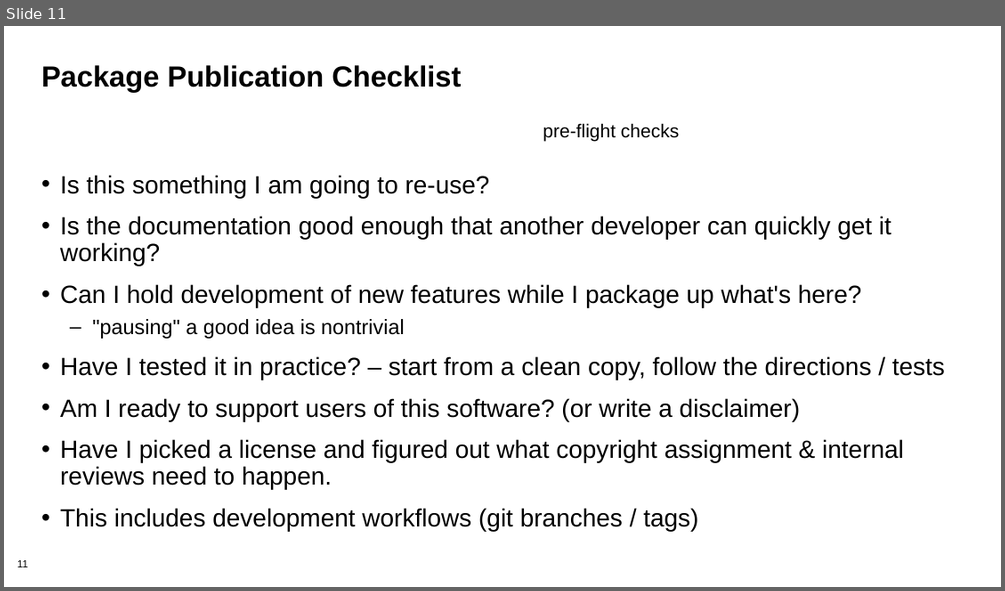
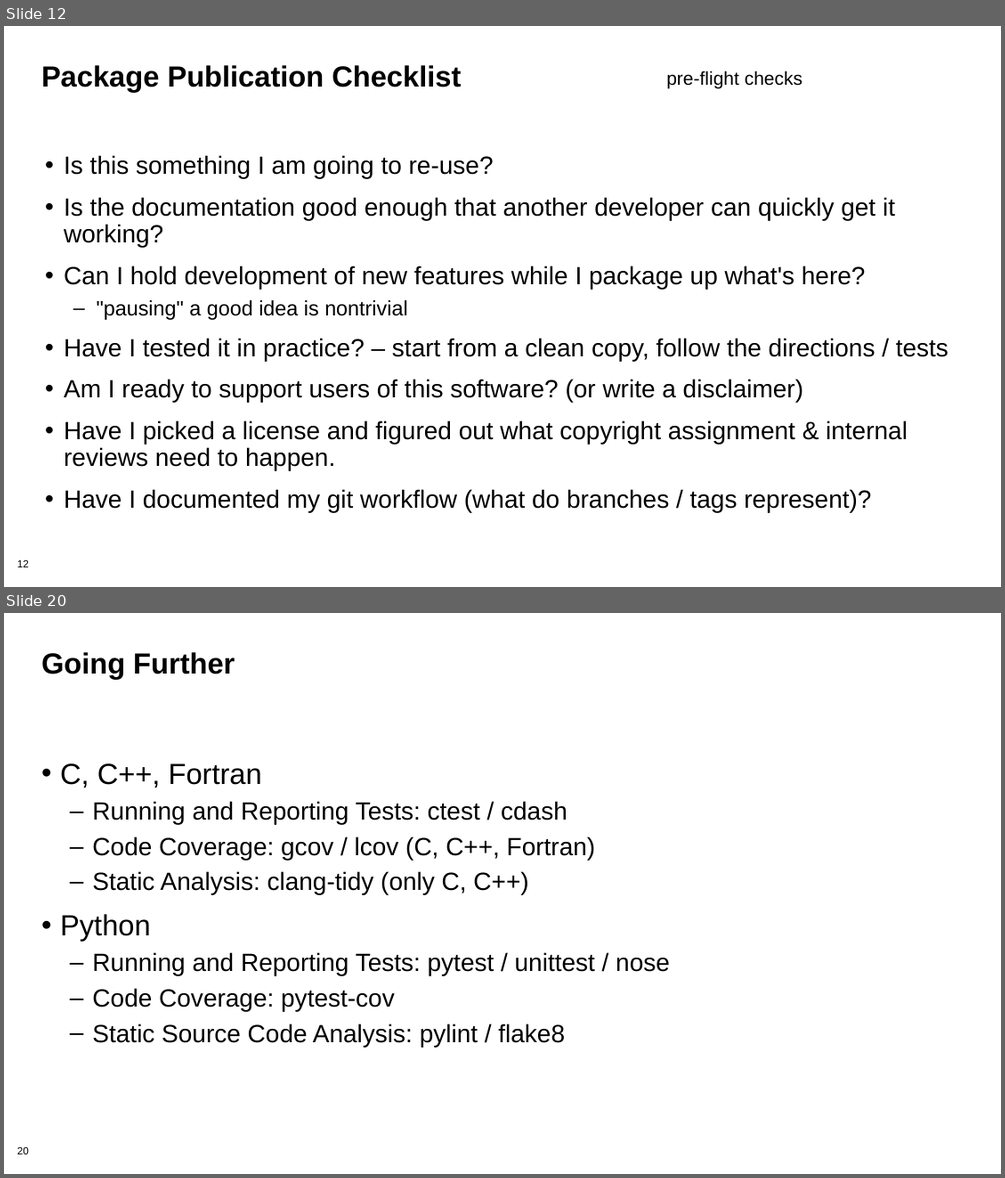
Before and after one commit to bssw-tutorial/presentations, a slide deck: packaging.pptx. Shown one above the other, each under a label of ours: slide 11 before the commit, slides 12 and 20 after it; the slides between them are not shown. The pictures are 1005x591 and 1005x1178 pixels, drawn with LibreOffice and Linux fonts; fonts in the diff are those of the drawing; background and template pictures are left out. Boxes give left, top, right and bottom in pixels: in the first picture for what was removed or moved away, otherwise in the second. Text is boxed around its words. In the diff, an @@ line names an element or a change of style, - is before the commit and + after.

```diff
--- a/packaging.pptx
+++ b/packaging.pptx
@@ slide 20 added at (4,613,1001,1174), background #FFFFFF; not listed: 1 template element that a slide beside it also shows @@
@@ title added at (41,652,235,679), 28 pt, text #000000, bold @@
+Going Further
@@ text added at (60,763,670,1046), 24 pt, text #000000 @@
+• C, C++, Fortran
+  – Running and Reporting Tests: ctest / cdash
+  – Code Coverage: gcov / lcov (C, C++, Fortran)
+  – Static Analysis: clang-tidy (only C, C++)
+• Python
+  – Running and Reporting Tests: pytest / unittest / nose
+  – Code Coverage: pytest-cov
+  – Static Source Code Analysis: pylint / flake8
@@ what was slide 11 is now slide 12 @@
@@ slide 12 changed as well @@
@@ text "pre-flight checks": place and size @@
-text "pre-flight checks" at (542,123,679,141)
+text "pre-flight checks" at (666,70,802,89)
@@ text "Is this something I am ...": place and size @@
-text "Is this something I am ..." at (60,175,945,489)
+text "Is this something I am ..." at (64,155,948,512)
@@ text at (64,489,871,512): text changed @@
-• This includes development workflows (git branches / tags)
+• Have I documented my git workflow (what do branches / tags represent)?
@@ page number at (17,560,29,567): text changed @@
-11
+12
```
Also in this commit, not shown: 7 other slides changed, 23 other slides added, 1 slide removed.
